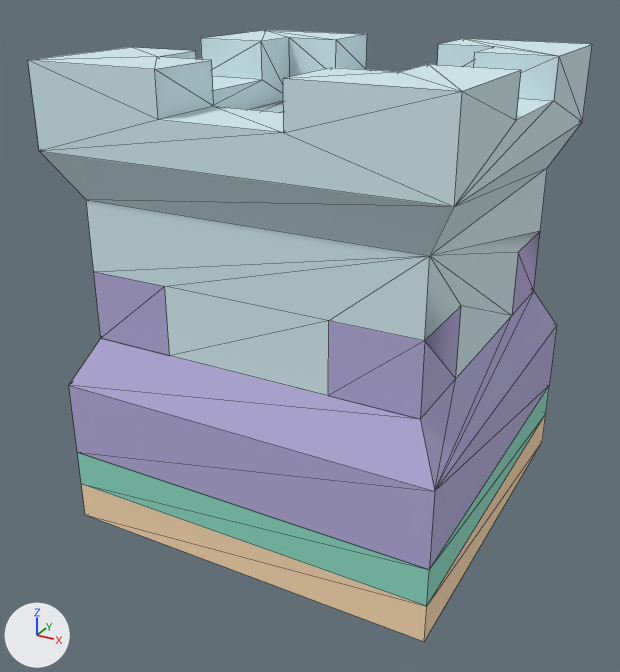
Renders of the OBJ model Project/Asset/Mesh/tile/tower/tile_tower_ballista.obj from each side of a commit.
The view is the same before and after, from a 50 mm lens placed at (0.996, -1.934, 1.404), pointed at (-0.026, -0.076, 0.476). The lights are fixed; the arrows at lower left show +X, +Y and +Z. Mesh edges are drawn as thin lines. Where no turn or scale is listed for an object, it has been applied to the vertices.

The first picture shows 'tile', 'towerSquare_sampleF'.
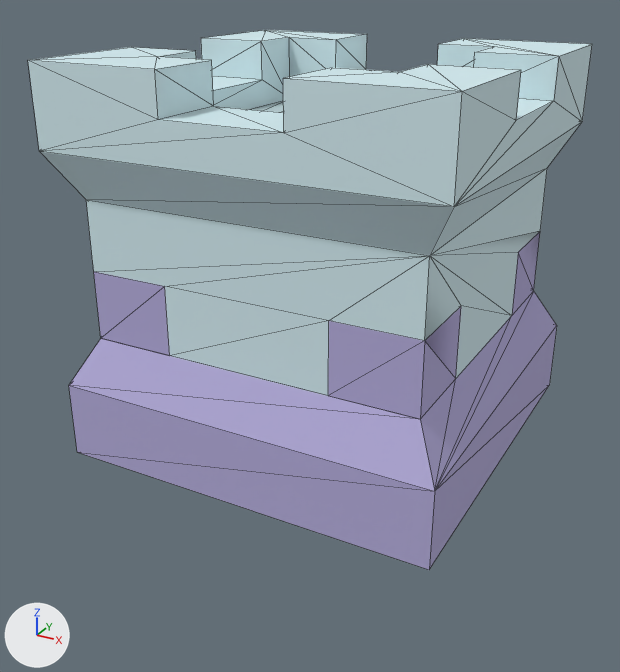
The change, as a diff of the scene's bpy script:
```diff
--- a/Project/Asset/Mesh/tile/tower/tile_tower_ballista.obj.py
+++ b/Project/Asset/Mesh/tile/tower/tile_tower_ballista.obj.py
@@ ob_tile @@
-ob_tile = bpy.data.objects.new('tile', me_tile)
-ob_tile.location = (0.0, 0.0, 0.0)
```

Changed parts and their boxes [x1, y1, x2, y2] in the pictures (620 x 672 px):
'tile', deleted
    before: [77, 387, 549, 641]
    faces in mat_tile_tower_ballista_tile_foliage (green #8ddbc4): [77, 387, 549, 606]
    faces in mat_tile_tower_ballista_tile_dirt (beige #fcdcb3): [81, 414, 546, 641]
